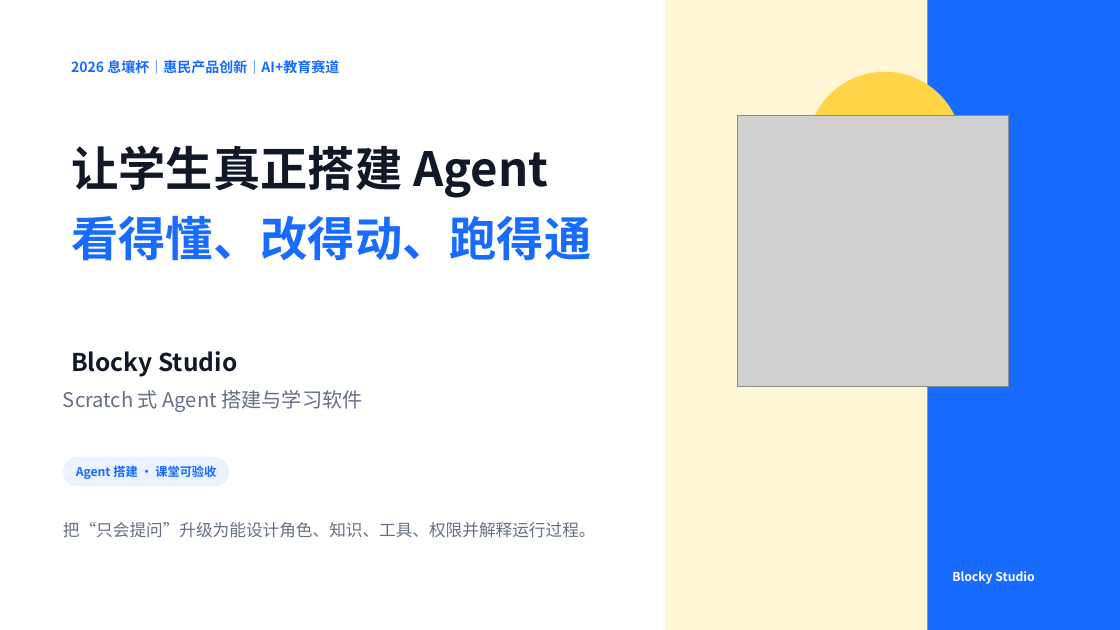
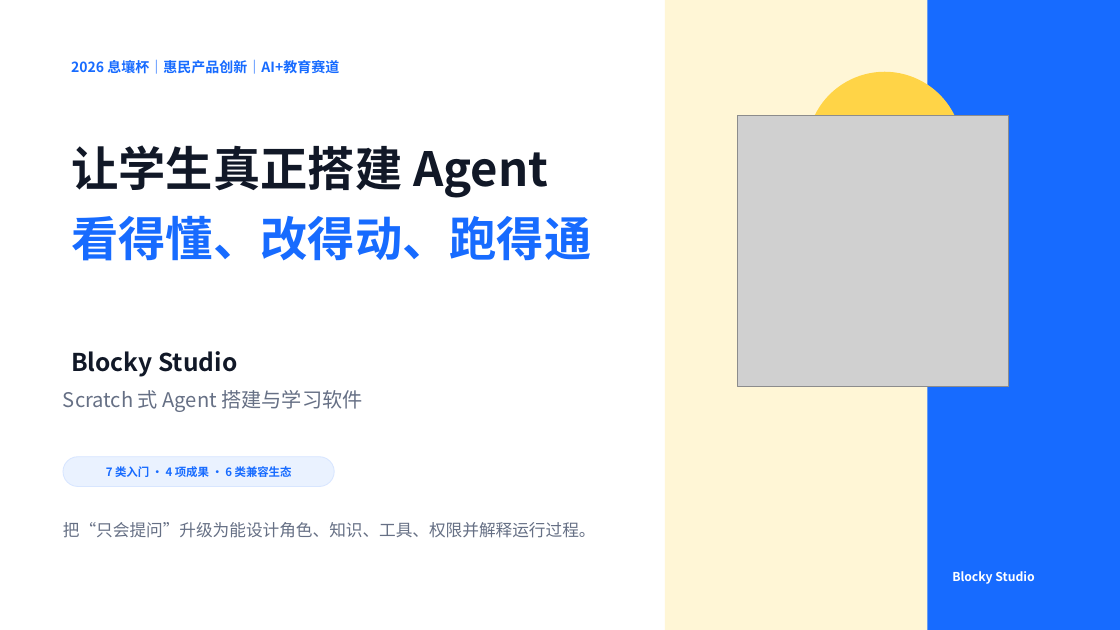
Before and after one commit to q2955161835-debug/Blocky-AI, a slide deck: slide 1 of PPT与商业计划书/Blocky-Studio-息壤杯-AI+教育.pptx. Drawn at 1120x630 pixels with LibreOffice and Linux fonts; fonts in the diff are those of the drawing; grey boxes stand for pictures. Boxes give left, top, right and bottom in pixels: in the first picture for what was removed or moved away, otherwise in the second. Text is boxed around its words. In the diff, an @@ line names an element or a change of style, - is before the commit and + after.

```diff
--- a/PPT与商业计划书/Blocky-Studio-息壤杯-AI+教育.pptx
+++ b/PPT与商业计划书/Blocky-Studio-息壤杯-AI+教育.pptx
@@ rounded rectangle: place and size @@
-rounded rectangle at bbox=[63, 457, 229, 486]
+rounded rectangle at bbox=[63, 457, 334, 486]
@@ rounded rectangle at bbox=[63, 457, 334, 486]: outline none to #D8E6FF 0.75 pt @@
@@ text at bbox=[106, 466, 292, 477]: text changed; size 10.5 to 9.8 pt @@
-Agent 搭建 · 课堂可验收
+7 类入门 · 4 项成果 · 6 类兼容生态
```
Also in this commit, not shown: 9 other slides changed, 1 other file.
